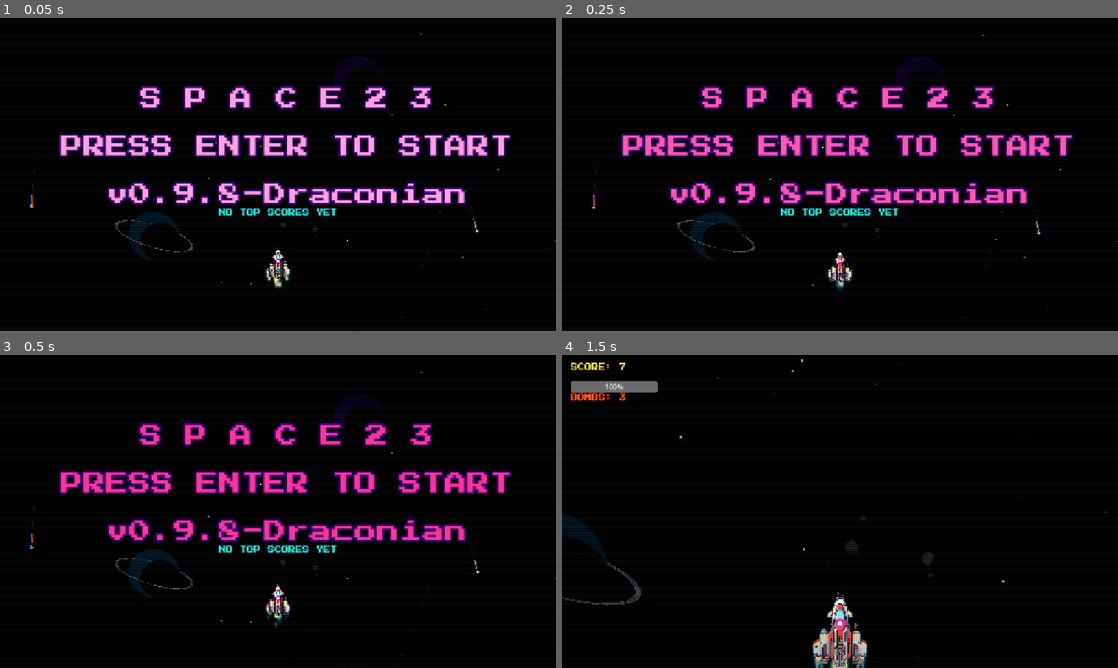
Above: before the commit, frames 1-4 (two rows, left to right).
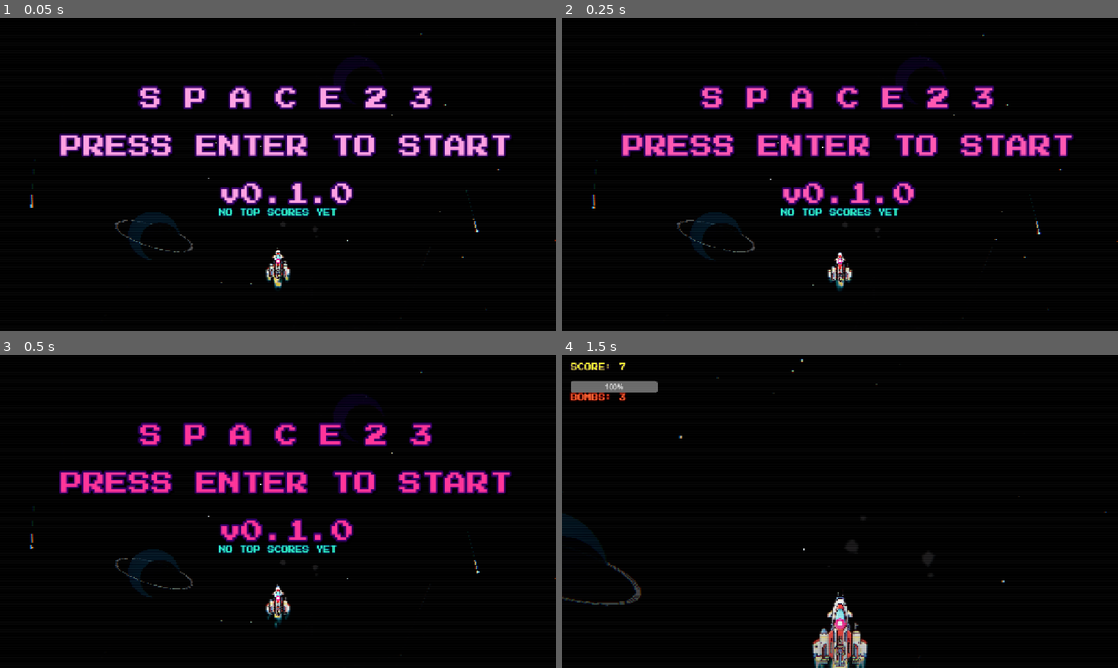
Above: after the commit, the same moments.

Repository: fabriziosalmi/space23
Game: Godot game, scene res://Main.tscn
Two runs of this game, one before a commit and one after it. Both use one fixed random seed, a clock stepped at 60 frames per second and the inputs below. Sound files missing from this copy of the repository are replaced by a short silence.
Inputs:
- Up to frame 1 (0.05 s): no input
- Up to frame 2 (0.25 s): no input
- Up to frame 3 (0.5 s): no input
- Up to frame 4 (1.5 s): tap Enter (ui_accept) at 0.5 s; hold Right 0.53-1.28 s; hold Enter (ui_accept) 0.53-1.28 s; hold Down from 1.28 s (still down); tap X at 1.35 s

The runs differ from the first frame. In frame 1, 3.1% of the frame differs, in the area x 19-84%, y 52-60%; in frame 2, 3.1%; in frame 3, 3.1%; in frame 4, nothing differs.

Commit message:
feat(qol): Instant Restart & version bump to v0.1.0

Diff:
--- a/Main.gd
+++ b/Main.gd
@@ -295,7 +295,47 @@
 	target_speed_multiplier = 0.0 # Tempo fermo completamente
 
 func _on_retry_pressed():
-	get_tree().reload_current_scene()
+	# Instant Restart (QoL SOTA)
+	add_shake(150.0)
+	trigger_hit_stop(0.5)
+
+	player_hp = 100.0
+	player_bombs = 3
+	score_points = 0
+	flow_state = 0.0
+	distance = 0.0
+	wave_timer = 3.0
+	wave_index = 0
+
+	player.position = Vector2(screen_size.x / 2.0, screen_size.y - 100)
+	player.velocity = Vector2.ZERO
+	player.is_invincible = true
+	player.dash_timer = 0.0
+	player.dash_cooldown = 0.0
+	player.visible = true
+	player.can_move = true
+
+	enemies.clear()
+	player_bullets.clear()
+	active_enemy_bullets.clear()
+	pool_enemy_bullets.clear()
+	for i in range(2500):
+		pool_enemy_bullets.append({ "pos": Vector2.ZERO, "dir": Vector2.ZERO, "speed": 0.0, "homing": false, "grazed": false })
+	powerups.clear()
+	railguns.clear()
+	black_holes.clear()
+	explosions.clear()
+
+	game_state = "PLAYING"
+	game_over_timer = 0.0
+	is_intro = false
+	remove_meta("has_boss_spawned")
+
+	audio_manager.load_and_play_track(0)
+
+	if is_instance_valid(ui_manager):
+		ui_manager.hide_game_over()
+		ui_manager.update_boss_hp(0, 100)
 
 func add_shake(amount: float):
 	shake_intensity = min(shake_intensity + amount, 80.0)
@@ -383,6 +423,11 @@
 		return
 
 	if not is_playing:
+		return
+
+	if Input.is_action_just_pressed("ui_accept") and game_state == "GAMEOVER" and game_over_timer > 0.5:
+		# Se si preme invio durante il game over per saltare (o R)
+		_on_retry_pressed()
 		return
 
 	if game_state == "GAMEOVER":
--- a/UIManager.gd
+++ b/UIManager.gd
@@ -48,7 +48,7 @@
 
 	title_label = Label.new()
 
-	var game_version = "v1.0"
+	var game_version = "v0.1.0"
 	var vfile = FileAccess.open("res://version.txt", FileAccess.READ)
 	if vfile:
 		game_version = vfile.get_as_text().strip_edges()
@@ -193,6 +193,13 @@
 	name_input.grab_focus()
 	retry_button.hide()
 
+func hide_game_over():
+	game_over_container.hide()
+	hud_score.show()
+	hp_bar.show()
+	flow_label.show()
+	bomb_label.show()
+
 func update_hud(hp: float, score: int, flow: float = 0.0, bombs: int = 0):
 	hp_bar.value = hp
 	hud_score.text = "SCORE: " + str(int(score))
Binary file added: screenshot.png
Not shown, changed: version.txt
Not shown, changed: README.md
